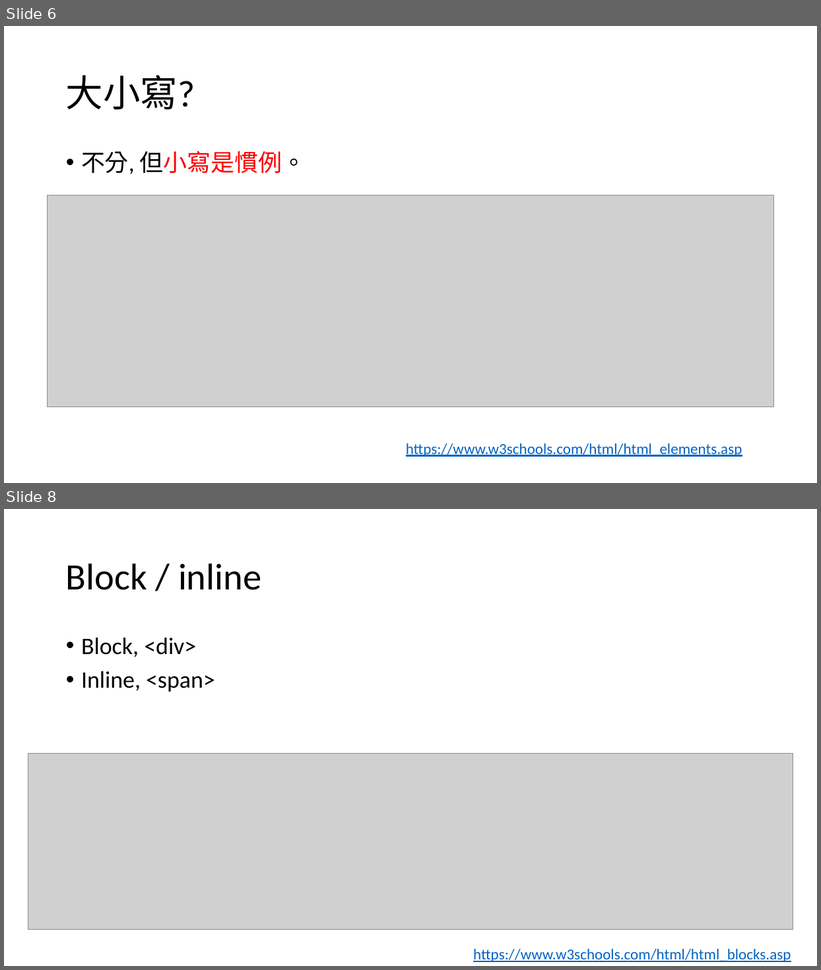
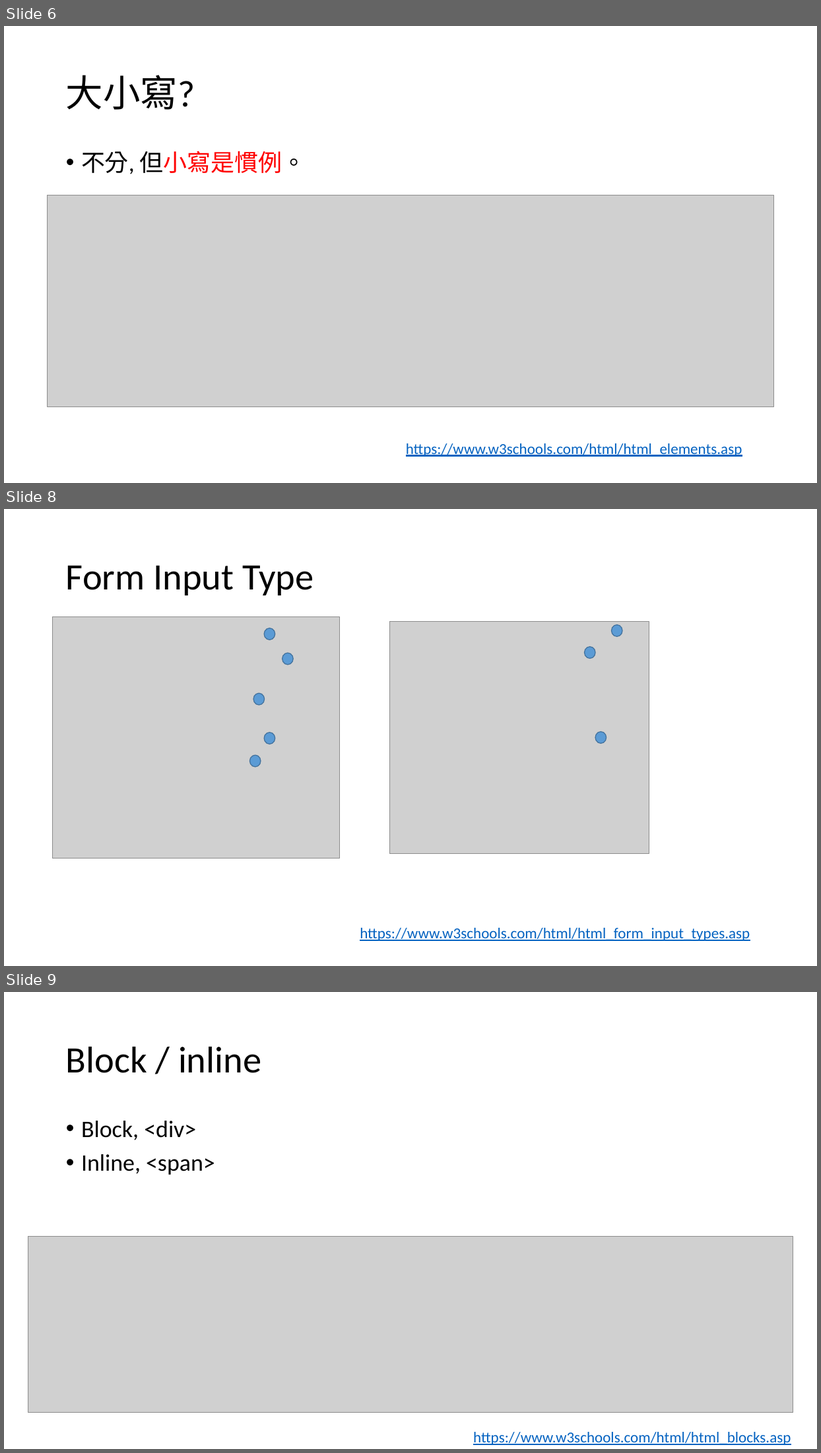
Before and after one commit to RichardHwang886/lession4, a slide deck: angular開發教學.pptx. Shown one above the other, each under a label of ours: slides 6 and 8 before the commit, slides 6, 8 and 9 after it; the slides between them are not shown. The pictures are 821x970 and 821x1453 pixels, drawn with LibreOffice and Linux fonts; fonts in the diff are those of the drawing; grey boxes stand for pictures. Boxes give left, top, right and bottom in pixels: in the first picture for what was removed or moved away, otherwise in the second. Text is boxed around its words. In the diff, an @@ line names an element or a change of style, - is before the commit and + after.

```diff
--- a/angular開發教學.pptx
+++ b/angular開發教學.pptx
@@ slide 8 added at (x1=4, y1=509, x2=817, y2=966), background #FFFFFF @@
@@ title added at (x1=66, y1=565, x2=314, y2=595), 44 pt, text #000000 @@
+Form Input Type
@@ picture added at (x1=52, y1=617, x2=339, y2=859) @@
@@ picture added at (x1=389, y1=621, x2=649, y2=854) @@
@@ ellipse added at (x1=612, y1=625, x2=622, y2=636), fill #5B9BD5, outline #43739E 1 pt @@
@@ ellipse added at (x1=265, y1=628, x2=275, y2=640), fill #5B9BD5, outline #43739E 1 pt @@
@@ ellipse added at (x1=585, y1=647, x2=596, y2=658), fill #5B9BD5, outline #43739E 1 pt @@
@@ ellipse added at (x1=282, y1=653, x2=293, y2=665), fill #5B9BD5, outline #43739E 1 pt @@
@@ ellipse added at (x1=253, y1=693, x2=265, y2=705), fill #5B9BD5, outline #43739E 1 pt @@
@@ ellipse added at (x1=265, y1=733, x2=275, y2=745), fill #5B9BD5, outline #43739E 1 pt @@
@@ ellipse added at (x1=596, y1=731, x2=607, y2=743), fill #5B9BD5, outline #43739E 1 pt @@
@@ ellipse added at (x1=250, y1=755, x2=261, y2=767), fill #5B9BD5, outline #43739E 1 pt @@
@@ text added at (x1=360, y1=928, x2=750, y2=941), 18 pt, text #0563C1, underline @@
+https://www.w3schools.com/html/html_form_input_types.asp
@@ what was slide 8 is now slide 9 @@
```
Also in this commit, not shown: 7 slides changed, 1 other slide added, 42 other files.
